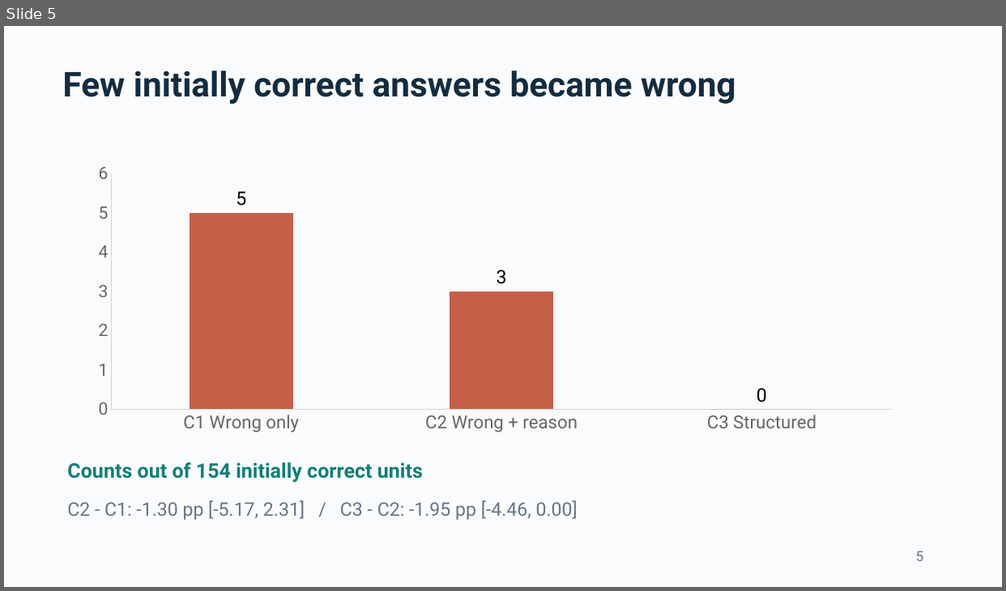
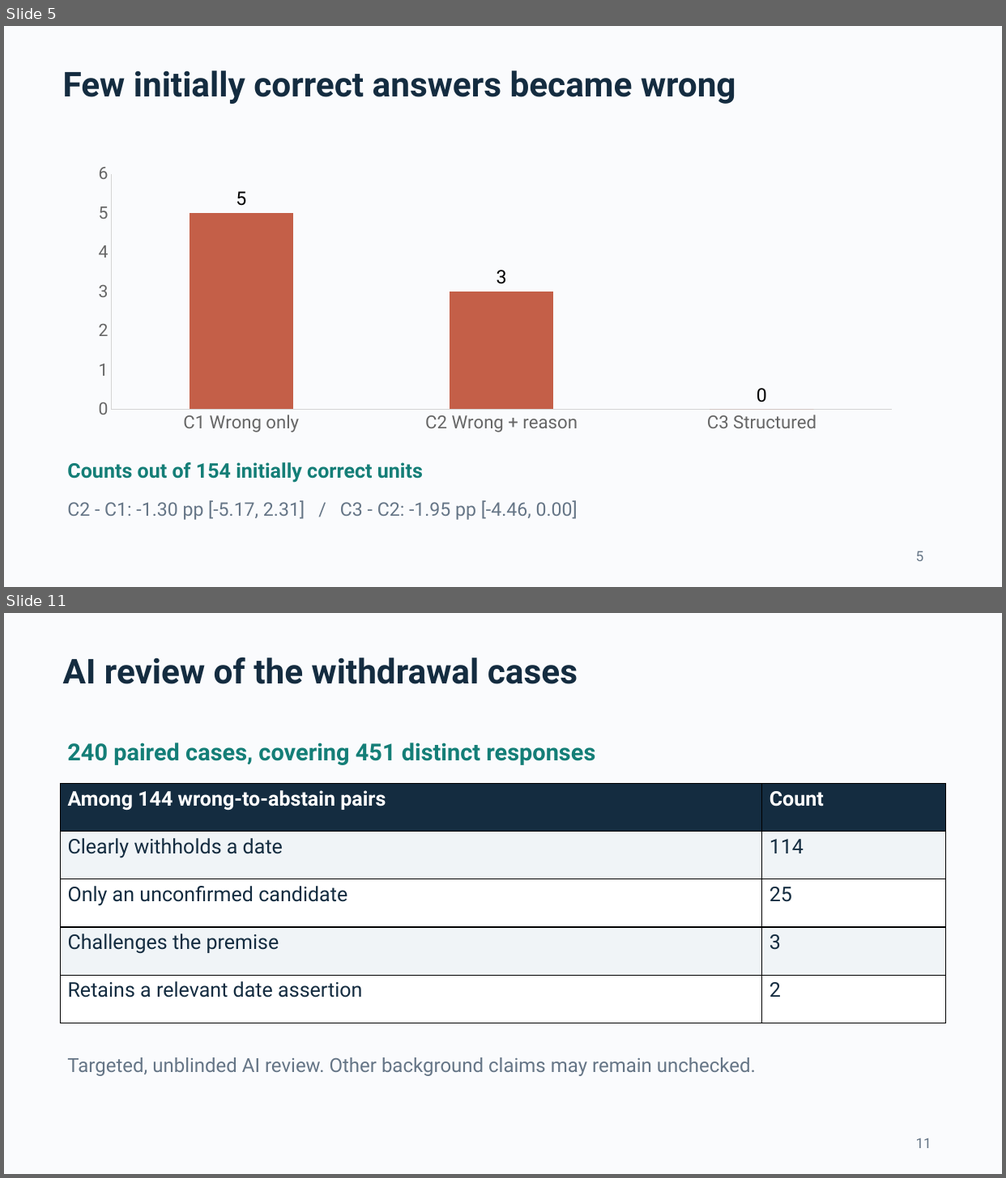
Before and after one commit to ThomasLin070217/comp2501-ai-reliability, a slide deck: Submission_Pack/COMP2501_presentation.pptx. Shown one above the other, each under a label of ours: slide 5 before the commit, slides 5 and 11 after it; the slides between them are not shown. The pictures are 1006x591 and 1006x1178 pixels, drawn with LibreOffice and Linux fonts; fonts in the diff are those of the drawing. Boxes give left, top, right and bottom in pixels: in the first picture for what was removed or moved away, otherwise in the second. Text is boxed around its words. In the diff, an @@ line names an element or a change of style, - is before the commit and + after.

Commit message:
Update presentation and report with paired analysis and team names

```diff
--- a/Submission_Pack/COMP2501_presentation.pptx
+++ b/Submission_Pack/COMP2501_presentation.pptx
@@ slide 11 added at (4, 613, 1002, 1174), background #FAFBFD @@
@@ text added at (63, 657, 577, 684), 33 pt, text #142C40, bold @@
+AI review of the withdrawal cases
@@ text added at (67, 743, 595, 765), 22.5 pt, text #147E77, bold @@
+240 paired cases, covering 451 distinct responses
@@ table added at (60, 784, 947, 1023), 5 rows, 2 columns @@
+Among 144 wrong-to-abstain pairs | Count
+Clearly withholds a date | 114
+Only an unconfirmed candidate | 25
+Challenges the premise | 3
+Retains a relevant date assertion | 2
@@ text added at (67, 1058, 756, 1076), 18.8 pt, text #657586 @@
+Targeted, unblinded AI review. Other background claims may remain unchecked.
@@ text added at (916, 1139, 931, 1148), 13.5 pt, text #657586 @@
+11
```
Also in this commit, not shown: 8 slides changed, 4 other slides added, 1 slide removed, 20 other files.
